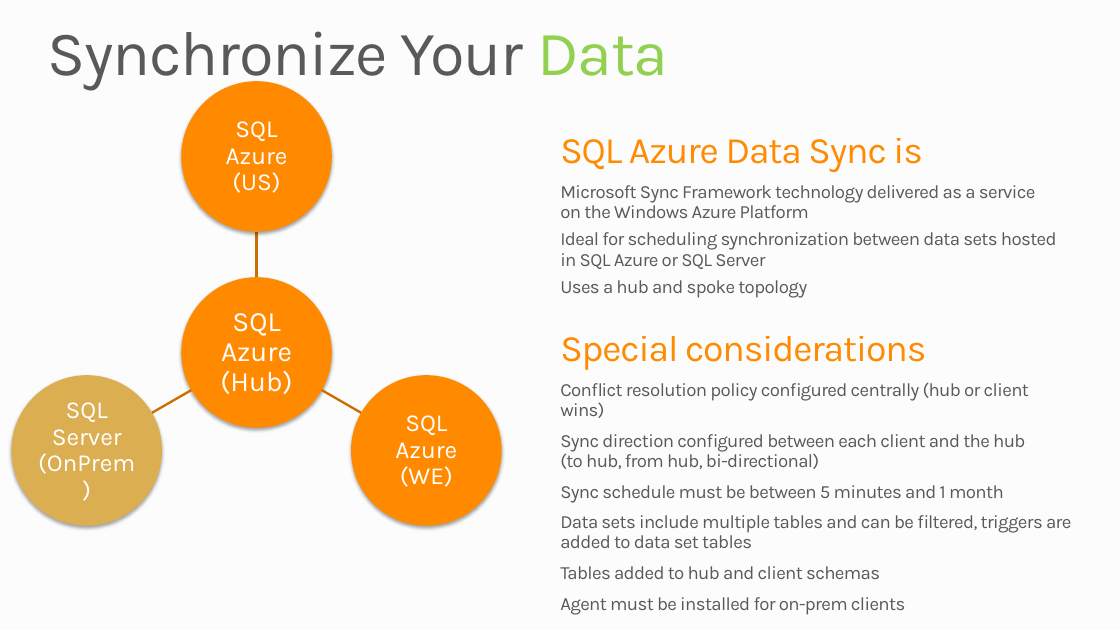
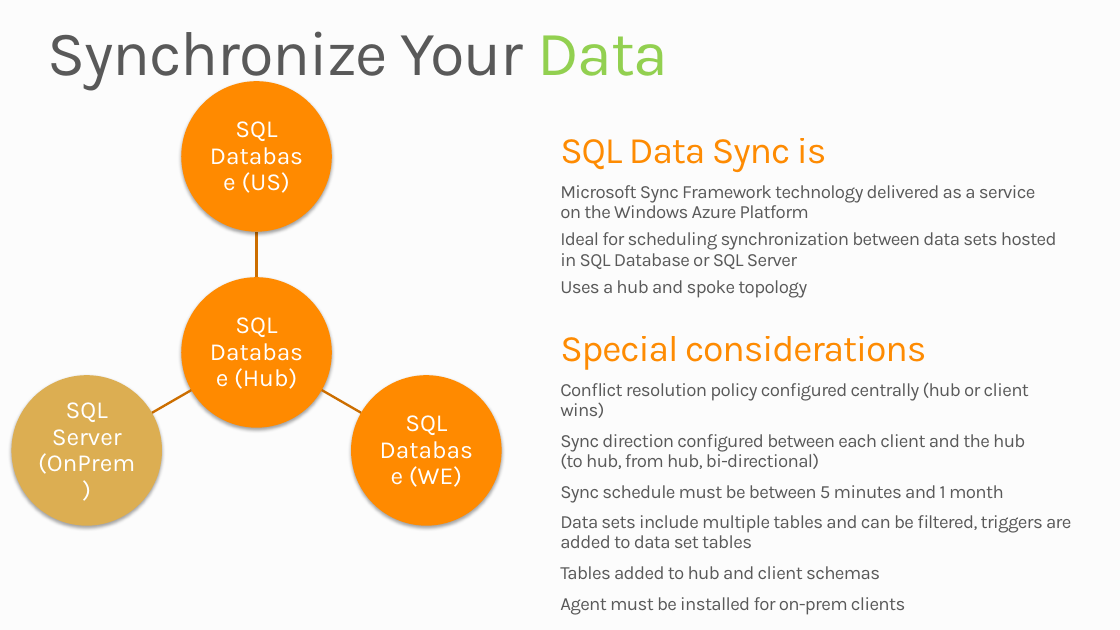
Before and after one commit to mwasham/WATK-Presentations, a slide deck: slide 25 of WindowsAzureSQLDatabase/WindowsAzureSQLDatabase.pptx. Drawn at 1120x630 pixels with LibreOffice and Linux fonts; fonts in the diff are those of the drawing; background and template pictures are left out. Boxes give left, top, right and bottom in pixels: in the first picture for what was removed or moved away, otherwise in the second. Text is boxed around its words. In the diff, an @@ line names an element or a change of style, - is before the commit and + after.

Commit message:
renamed the sql azure folders and updated the decks to replace SQL Azure with SQL Database

```diff
--- a/WindowsAzureSQLDatabase/WindowsAzureSQLDatabase.pptx
+++ b/WindowsAzureSQLDatabase/WindowsAzureSQLDatabase.pptx
@@ text at (235, 121, 290, 193): text changed @@
-SQL Azure (US)
+SQL Database (US)
@@ text at (560, 138, 827, 172): text changed @@
-SQL Azure Data Sync is
+SQL Data Sync is
@@ text at (560, 232, 1057, 269): text changed @@
-  Ideal for scheduling synchronization between data sets hosted
-  in SQL Azure or SQL Server
+  Ideal for scheduling synchronization between data sets hosted
+  in SQL Database or SQL Server
@@ text at (234, 317, 297, 389): text changed; size 24 to 21 pt @@
-SQL Azure (Hub)
+SQL Database (Hub)
@@ text at (405, 415, 462, 487): text changed @@
-SQL Azure (WE)
+SQL Database (WE)
```
Also in this commit, not shown: 20 other slides changed, 9 other files.
